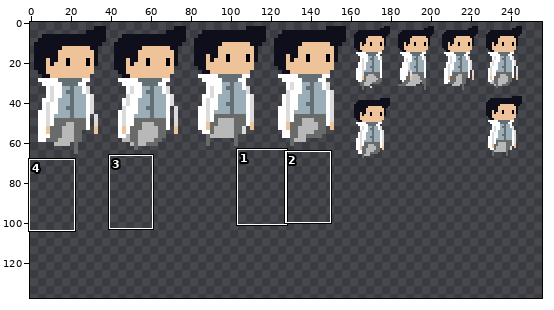
Edited in one commit: sprite sheet (The Last Human/images/spersonagem-sheet1.png). Above: a wide view before the commit, with the close-up outlined.
Close-up. As it was:
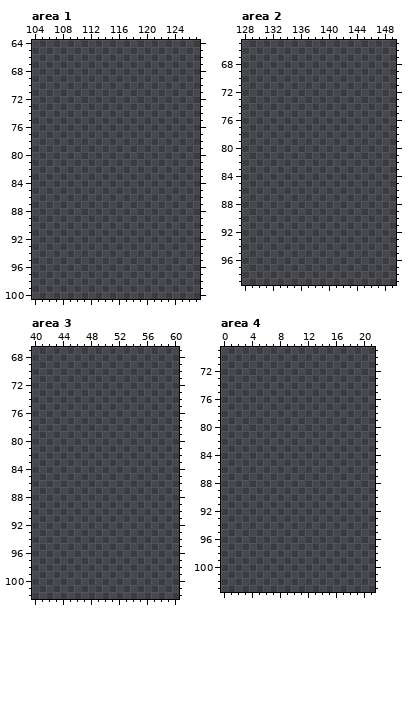
The file is 256x256 pixels. Shown: area 1: x 104..127, y 64..100; area 2: x 128..149, y 65..99; area 3: x 40..60, y 67..102; area 4: x 0..21, y 69..103. The wide view leaves out empty margins. The commit also changed other parts of the picture, which this record leaves out.
Palette (. is transparent): 
Now the later version:
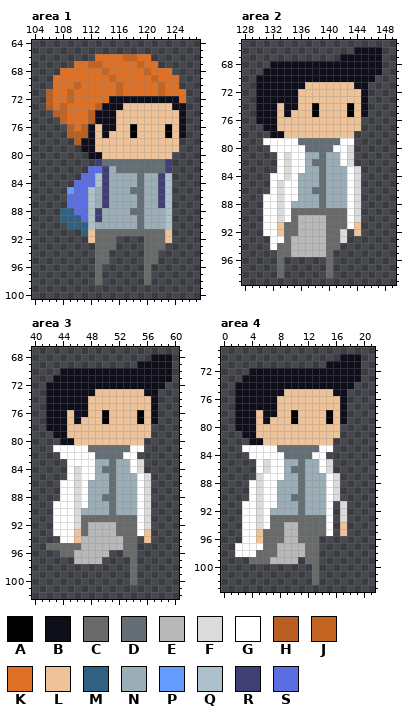
Colours new in this view: A #000000  B #0f0e1b  C #696a6a  D #646f75  E #b8b8b8  F #dbdbdb  G #ffffff  H #ba5f22  J #c46423  K #df7126  L #eec39a  M #306082  N #9badb7  P #639bff  Q #adc1cc  R #3f3f74  S #5b6ee1
What changed:
Changed rows in their new state; - is an unchanged pixel.
Area 1:
first column x 106:
 66 -------KKKKJJKK-----
 67 ----KKJJKKKKKJKK----
 68 --KKKKKKJKKKKKJKKK--
 69 -KKKKKKKKJKKKKKJKKK-
 70 -KKKJKKKKKJKKKKKJKK-
 71 HKKJKKKKKKJKKKKKJKKK
 72 HKKJKKKKKBBBBBBBBBBK
 73 HKJKKKKHBBBLLLLLLLBB
 74 -HJKKKHBBBLLLLLLLLLB
 75 --JKKKHBBBLLLLLLLLLB
 76 ---HKHBLBBLLALLLLALB
 77 ---HHHBLBLLLALLLLALB
 78 ----HBBLLLLLLLLLLLL-
 79 -----BBLLLLLLLLLLLL-
 80 ------BBLLLLLLLLLL--
 81 -------RDDDDDDDDDR--
 82 ------SSRNDDDDDDDR--
 83 -----SSQRNNNNDNNRQ--
 84 ----SSSQRNNNNDNNRQ--
 85 ---PSSQNRNNNDDNNRQ--
 86 ---SSSQNRNNNNDNNRQ--
 87 ---SSSQNRNNNNDNNRQ--
 88 --MMSSQRNNNNDDNNNQ--
 89 --MMMSQRNNNNNDNNNQ--
 90 ---MMMQNNNNNNDNNNQ--
 91 -----MLCCCCCCCCCCL--
 92 ------LCCC----CCCL--
 93 -------CCC----CCC---
 94 -------CC-----CC----
 95 -------CC-----CC----
 96 -------C------C-----
 97 -------C------C-----
 98 -------C------C-----
Area 2:
first column x 130:
 66 --------------BBBB
 67 ------------BBBBBB
 68 --BBBBBBBBBBBBBBBB
 69 -BBBBBBBBBBBBBBBBB
 70 BBBBBBBBBBBBBBBBB-
 71 BBBBBBBLLLLLLLBB--
 72 BBBBBBLLLLLLLLLB--
 73 BBBBBBLLLLLLLLLB--
 74 BBBLBBLLALLLLALB--
 75 BBBLBLLLALLLLALB--
 76 BBBLLLLLLLLLLLL---
 77 -BBLLLLLLLLLLLL---
 78 --BBLLLLLLLLLL----
 79 -GGGGGDDDDDDGG----
 80 --GGGGGDDDDGGF----
 81 ---GFGGNNDNNGF----
 82 ---GFGGNDDNNGF----
 83 ---GFGGNNDNNNGF---
 84 --GGFGNNNDNNNGF---
 85 --GFGGNNNDNNNGF---
 86 --GFGGNNDDNNNGF---
 87 -GGFGGNNNDNNNGF---
 88 -GGFGNNNNDNNNGF---
 89 -GGFGCCCCCCCCGF---
 90 -GGFGCEEEECCCGF---
 91 -GGLCCEEEECCCGL---
 92 -GGLCCEEEECCF-L---
 93 --GGCEEEEECCF-----
 94 --GCCEEEEECC------
 95 ---CCEEEEEC-------
 96 ---C------C-------
 97 ---C------C-------
 98 ---C------C-------
Area 3:
first column x 42:
 68 ---------------BBB
 69 -------------BBBBB
 70 --BBBBBBBBBBBBBBBB
 71 -BBBBBBBBBBBBBBBBB
 72 BBBBBBBBBBBBBBBBB-
 73 BBBBBBBLLLLLLLBB--
 74 BBBBBBLLLLLLLLLB--
 75 BBBBBBLLLLLLLLLB--
 76 BBBLBBLLALLLLALB--
 77 BBBLBLLLALLLLALB--
 78 BBBLLLLLLLLLLLL---
 79 -BBLLLLLLLLLLLL---
 80 --BBLLLLLLLLLL----
 81 -GGGGGDDDDDDGG----
 82 --GGGGGDDDDGG-----
 83 ---GGGGNNDNNGF----
 84 ---GFGGNDDNNGF----
 85 ---GFGGNNDNNNGF---
 86 --GGFGNNNDNNNGF---
 87 --GGFGNNNDNNNGF---
 88 --GGFGNNDDNNNGF---
 89 -GGGFGNNNDNNNGF---
 90 -GGGFNNNNDNNNGF---
 91 -GGGFCCCCCCCCGF---
 92 -GGGFCEEEECCCGF---
 93 -GGGLCEEEECCCGL---
 94 --GGLEEEEEECC-L---
 95 CCCCCEEEEEECC-----
 96 --CCEEEEE--CC-----
 97 ----EEEE----C-----
 98 ------------C-----
 99 ------------C-----
100 ------------C-----
Area 4:
first column x 2:
 70 ---------------BBB
 71 -------------BBBBB
 72 --BBBBBBBBBBBBBBBB
 73 -BBBBBBBBBBBBBBBBB
 74 BBBBBBBBBBBBBBBBB-
 75 BBBBBBBLLLLLLLBB--
 76 BBBBBBLLLLLLLLLB--
 77 BBBBBBLLLLLLLLLB--
 78 BBBLBBLLALLLLALB--
 79 BBBLBLLLALLLLALB--
 80 BBBLLLLLLLLLLLL---
 81 -BBLLLLLLLLLLLL---
 82 --BBLLLLLLLLLL----
 83 -GGGGGDDDDDDGG----
 84 --GGGGGDDDDGG-----
 85 ---GFGGNNDNNGF----
 86 ---GFGGNDDNNGF----
 87 ---FGGGNNDNNNGF---
 88 --GFGGNNNDNNNGF---
 89 --GFGGNNNDNNNGF---
 90 --GFGGNNDDNNNGF---
 91 -GGFGGNNNDNNNG-F--
 92 -GGFGNNNNDNNNG-F--
 93 -GGFGCCCCCCCCG-F--
 94 -GGFGCCEECCCCG-L--
 95 -GGLCCCEECCCCG-L--
 96 -GGLCCCEECCC------
 97 GGGGCCEEEECC------
 98 GGGCCCEEEECC------
 99 --CCCEEEE-CC------
100 -----------C------
101 -----------C------
102 -----------C------
Boxes around the changes in both close-ups, in picture pixels (x1, y1, x2, y2):
added: (46, 54, 186, 285)
added: (256, 47, 382, 278)
added: (46, 354, 172, 585)
added: (235, 354, 361, 585)
